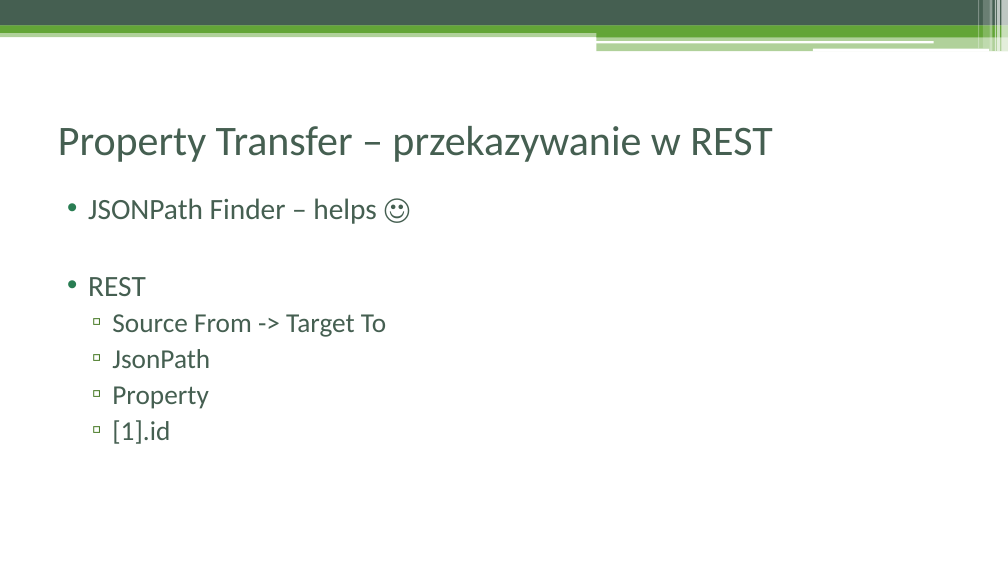
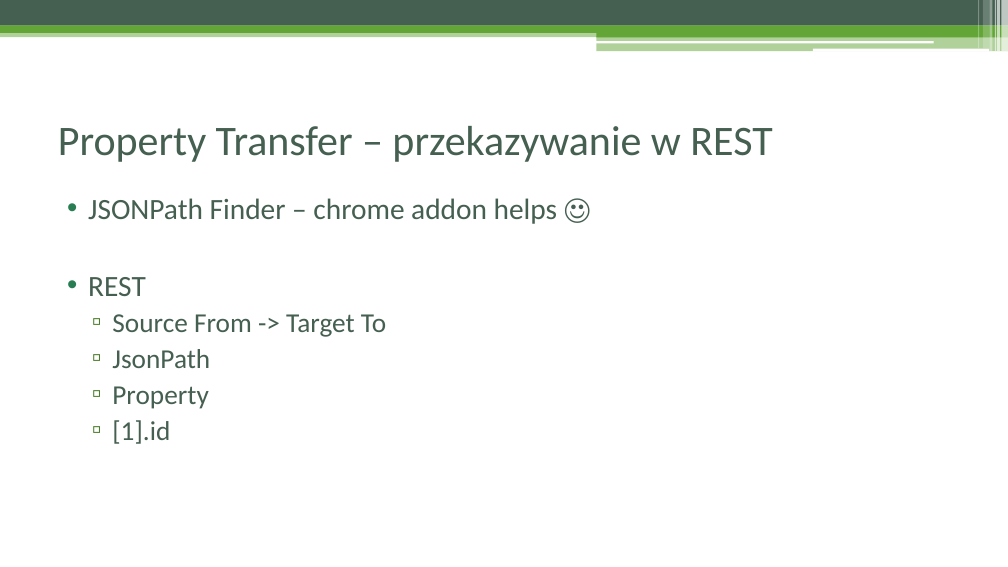
Before and after one commit to czyzyk29/SoapUI_Workshop, a slide deck: slide 36 of Warsztat_soapUI.pptx. Drawn at 1008x567 pixels with LibreOffice and Linux fonts; fonts in the diff are those of the drawing. Boxes give left, top, right and bottom in pixels: in the first picture for what was removed or moved away, otherwise in the second. Text is boxed around its words. In the diff, an @@ line names an element or a change of style, - is before the commit and + after.

```diff
--- a/Warsztat_soapUI.pptx
+++ b/Warsztat_soapUI.pptx
@@ text at bbox=[88, 198, 558, 224]: text changed @@
-• JSONPath Finder – helps ☺
+• JSONPath Finder – chrome addon helps ☺
```
Also in this commit, not shown: 15 other slides changed, 2 slides added, 10 other files.
